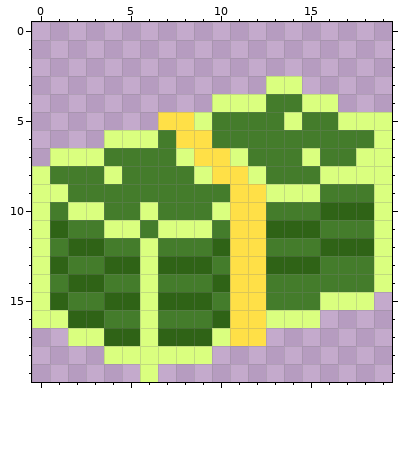
A pixel-art sprite gets an edit: trunk/Art/Sprites/Items/Money.png. The first picture shows the starting point.
The file is 40x40 pixels, drawn in blocks of 2x2; one block is one cell here.
The same view after the edit:
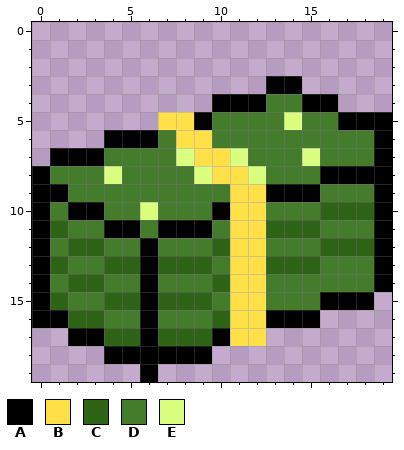
Palette (. is transparent): A #000000  B #ffe047  C #2f6316  D #447c2b  E #daff7f
From old to new:
@@ x 0..19 @@
  2 ....................
- 3 .............EE.....
- 4 ..........EEEDDEE...
- 5 .......BBEDDDDEDDEEE
- 6 ....EEEDBBDDDDDDDDDE
- 7 .EEEDDDDEBBEDDDEDDEE
- 8 EDDDEDDDDEBBEDDDEEEE
- 9 EEDDDDDDDDDBBEEEDDDE
-10 EDEEDDEDDDEBBDDDCCCE
-11 ECDDEEDEEEDBBCCCDDDE
-12 EDCCDDEDDDCBBDDDCCCE
-13 ECDDCCECCCDBBCCCDDDE
-14 EDCCDDEDDDCBBDDDDDDE
-15 ECDDCCECCCDBBDDDEEE.
-16 EECCDDEDDDCBBEEE....
-17 ..EECCECCCEBB.......
-18 ....EEEEEE..........
-19 ......E.............
+ 3 .............AA.....
+ 4 ..........AAADDAA...
+ 5 .......BBADDDDEDDAAA
+ 6 ....AAADBBDDDDDDDDDA
+ 7 .AAADDDDEBBEDDDEDDDA
+ 8 ADDDEDDDDEBBEDDDAAAA
+ 9 AADDDDDDDDDBBAAADDDA
+10 ADAADDEDDDABBDDDCCCA
+11 ACDDAADAAADBBCCCDDDA
+12 ADCCDDADDDCBBDDDCCCA
+13 ACDDCCACCCDBBCCCDDDA
+14 ADCCDDADDDCBBDDDDDDA
+15 ACDDCCACCCDBBDDDAAA.
+16 AACCDDADDDCBBAAA....
+17 ..AACCACCCABB.......
+18 ....AAAAAA..........
+19 ......A.............
